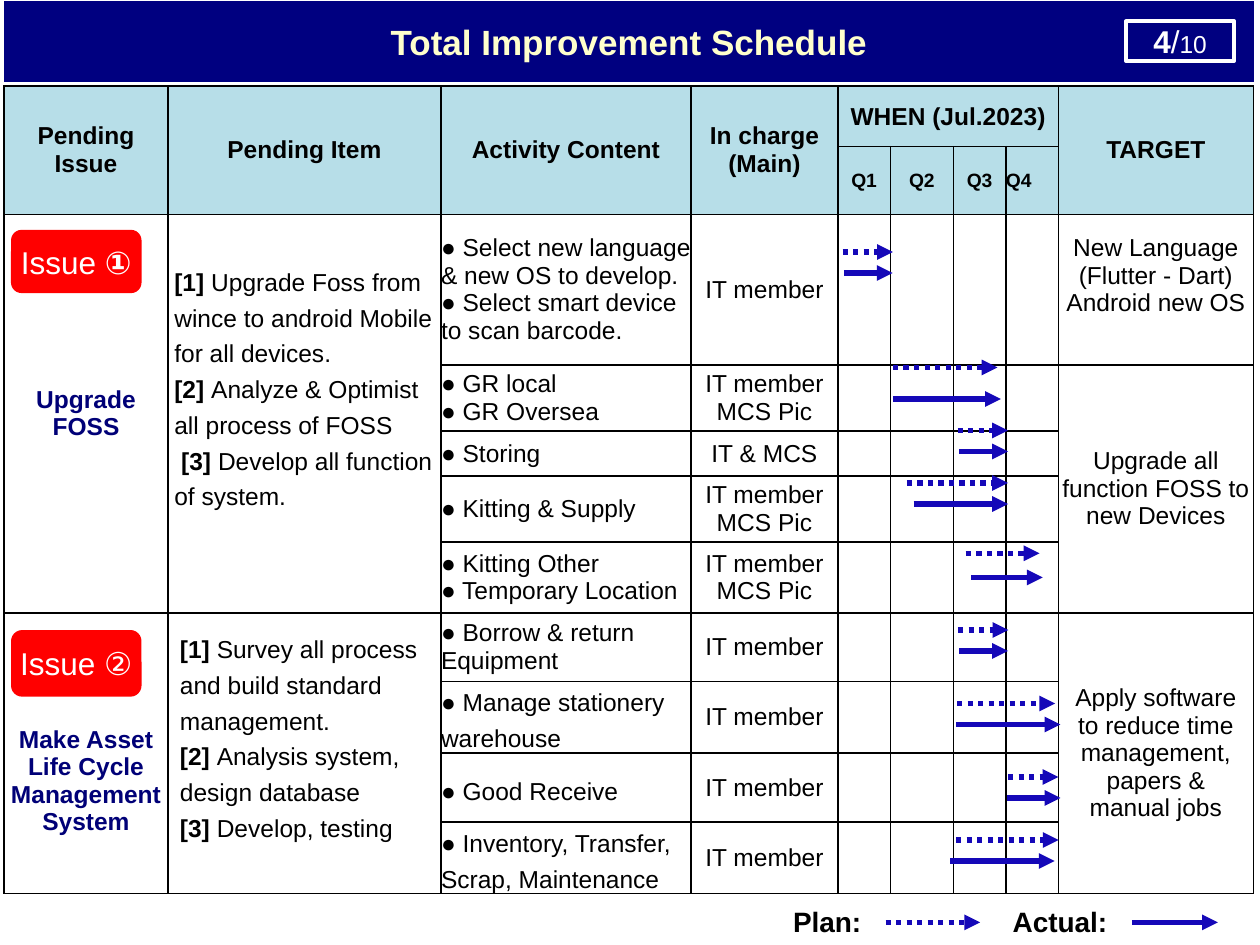
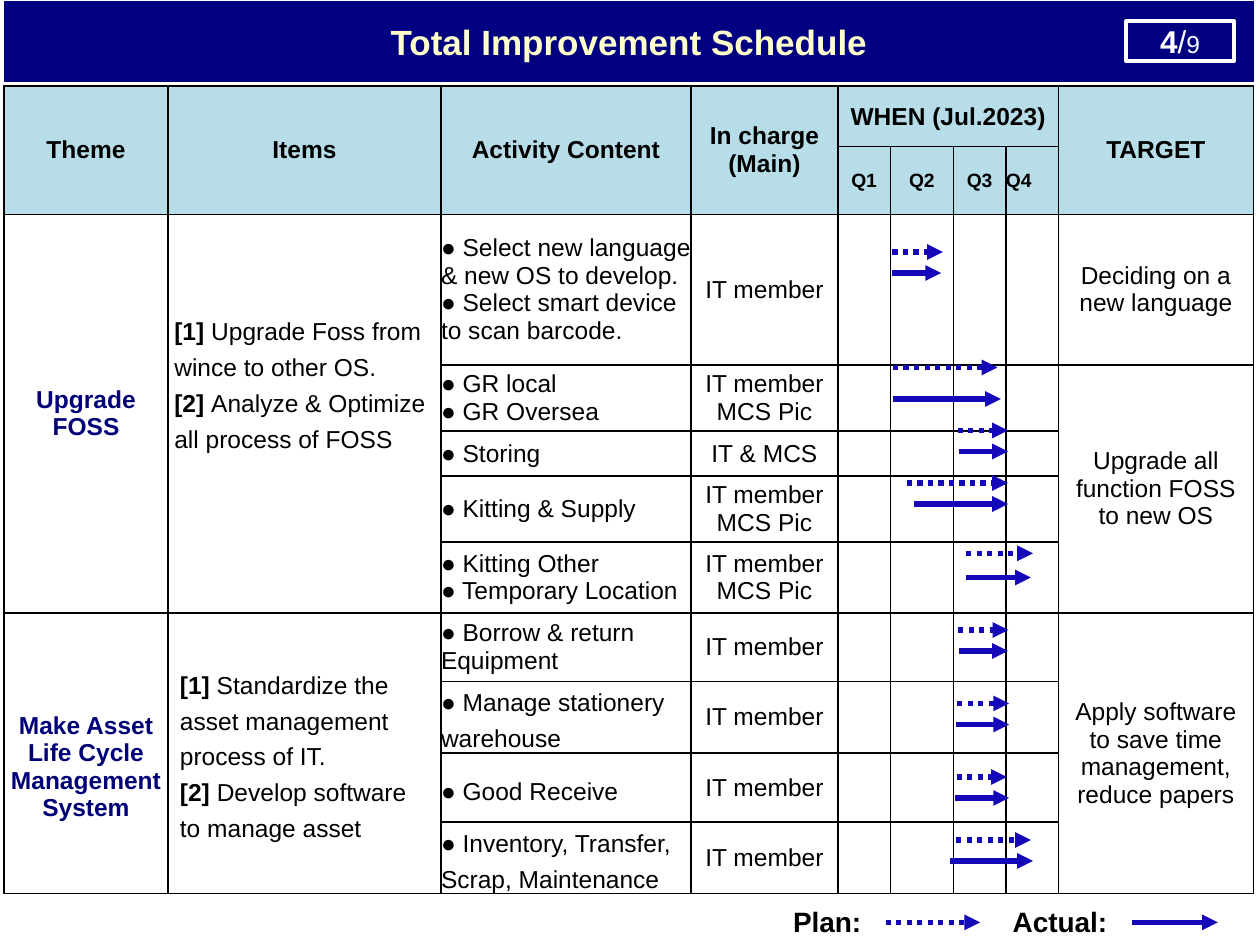
Before and after one commit to thietbicongnghevietnam/ReportPSNV, a slide deck: slide 5 of Report_Nguyen Nhu Minh.pptx. Drawn at 1260x945 pixels with LibreOffice and Linux fonts; fonts in the diff are those of the drawing. Boxes give left, top, right and bottom in pixels: in the first picture for what was removed or moved away, otherwise in the second. Text is boxed around its words. In the diff, an @@ line names an element or a change of style, - is before the commit and + after.

```diff
--- a/Report_Nguyen Nhu Minh.pptx
+++ b/Report_Nguyen Nhu Minh.pptx
@@ text in rectangle at (1160, 30, 1200, 54): text changed @@
-4/10
+4/9
@@ table at (4, 86, 1255, 897) @@
-row 1, column 1: Pending Issue
+row 1, column 1: Theme
-row 1, column 2: Pending Item
+row 1, column 2: Items
-row 3, column 2: [1] Upgrade Foss from wince to android Mobile for all devices. / [2] Analyze & Optimist all process of FOSS / [3] Develop all function of system.
+row 3, column 2: [1] Upgrade Foss from wince to other OS. / [2] Analyze & Optimize all process of FOSS
-row 3, column 9: New Language (Flutter - Dart) / Android new OS
+row 3, column 9: Deciding on a new language
-row 4, column 9: Upgrade all function FOSS to new Devices
+row 4, column 9: Upgrade all function FOSS to new OS
-row 8, column 2: [1] Survey all process and build standard management. / [2] Analysis system, design database / [3] Develop, testing
+row 8, column 2: [1] Standardize the asset management process of IT. / [2] Develop software to manage asset
-row 8, column 9: Apply software to reduce time management, papers & manual jobs
+row 8, column 9: Apply software to save time management, reduce papers
@@ rounded rectangle removed at (10, 231, 141, 294) @@
-Issue ①
@@ arrow moved from (843, 252) - (893, 252) to (892, 252) - (942, 252) @@
@@ arrow moved from (844, 273) - (892, 273) to (892, 273) - (941, 273) @@
@@ arrow moved from (965, 553) - (1040, 553) to (966, 553) - (1033, 553) @@
@@ arrow moved from (971, 577) - (1043, 577) to (966, 577) - (1031, 577) @@
@@ rounded rectangle removed at (11, 631, 142, 697) @@
-Issue ②
@@ arrow moved from (958, 703) - (1055, 703) to (958, 703) - (1009, 703) @@
@@ arrow moved from (956, 724) - (1061, 724) to (956, 724) - (1009, 724) @@
@@ arrow moved from (1008, 777) - (1058, 777) to (956, 777) - (1007, 777) @@
@@ arrow moved from (1007, 798) - (1061, 798) to (955, 798) - (1009, 798) @@
@@ arrow moved from (950, 861) - (1055, 861) to (950, 861) - (1033, 861) @@
@@ arrow moved from (956, 840) - (1058, 840) to (956, 840) - (1031, 840) @@
```
Also in this commit, not shown: 6 other slides changed, 3 slides added, 4 slides removed, 2 other files.
